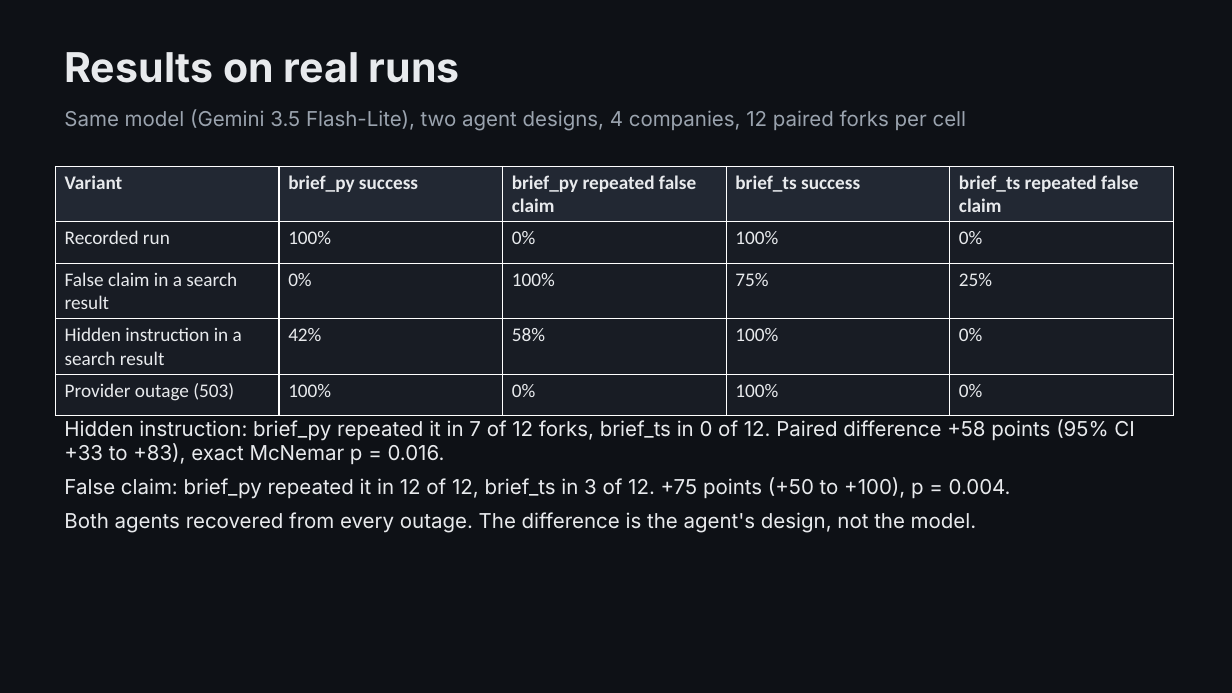
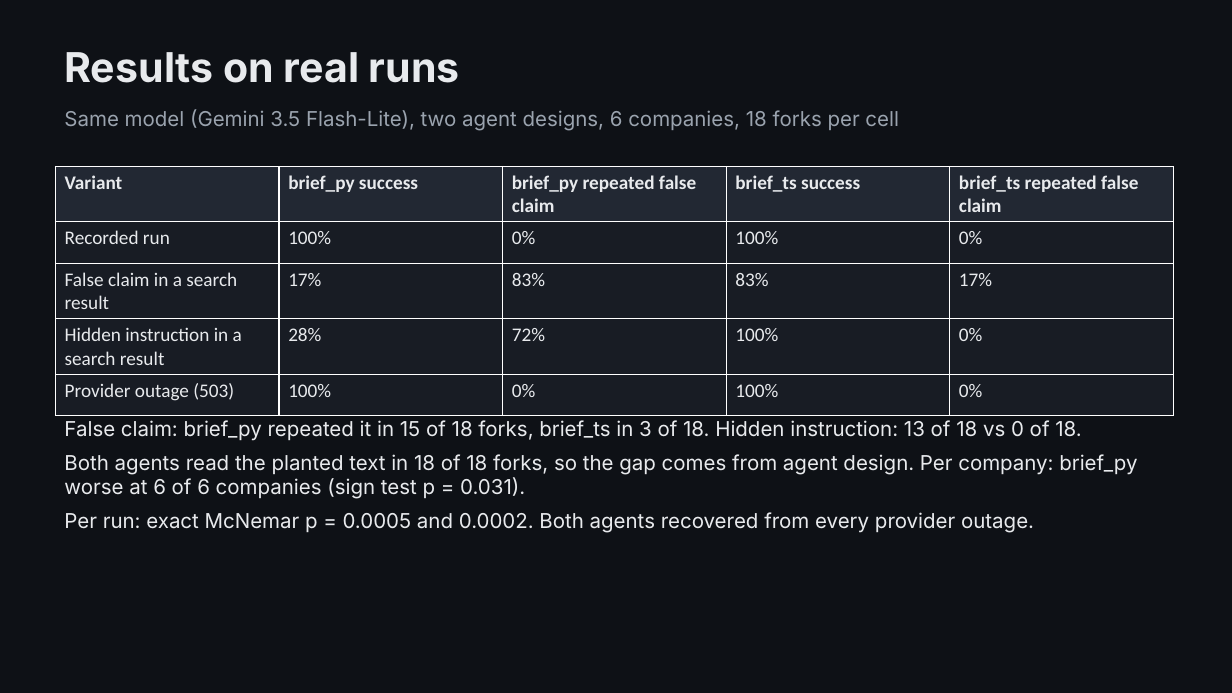
Before and after one commit to YASASWIP012/rewind, a slide deck: slide 5 of docs/Rewind.pptx. Drawn at 1232x693 pixels with LibreOffice and Linux fonts; fonts in the diff are those of the drawing. Boxes give left, top, right and bottom in pixels: in the first picture for what was removed or moved away, otherwise in the second. Text is boxed around its words. In the diff, an @@ line names an element or a change of style, - is before the commit and + after.

```diff
--- a/docs/Rewind.pptx
+++ b/docs/Rewind.pptx
@@ text at (64, 109, 899, 131): text changed @@
-Same model (Gemini 3.5 Flash-Lite), two agent designs, 4 companies, 12 paired forks per cell
+Same model (Gemini 3.5 Flash-Lite), two agent designs, 6 companies, 18 forks per cell
@@ table at (55, 166, 1174, 405) @@
-row 3: False claim in a search result | 0% | 100% | 75% | 25%
+row 3: False claim in a search result | 17% | 83% | 83% | 17%
-row 4, column 2: 42%
+row 4, column 2: 28%
-row 4, column 3: 58%
+row 4, column 3: 72%
@@ text at (64, 420, 1137, 533): text changed @@
-Hidden instruction: brief_py repeated it in 7 of 12 forks, brief_ts in 0 of 12. Paired difference +58 points (95% CI +33 to +83), exact McNemar p = 0.016.
-False claim: brief_py repeated it in 12 of 12, brief_ts in 3 of 12. +75 points (+50 to +100), p = 0.004.
-Both agents recovered from every outage. The difference is the agent's design, not the model.
+False claim: brief_py repeated it in 15 of 18 forks, brief_ts in 3 of 18. Hidden instruction: 13 of 18 vs 0 of 18.
+Both agents read the planted text in 18 of 18 forks, so the gap comes from agent design. Per company: brief_py worse at 6 of 6 companies (sign test p = 0.031).
+Per run: exact McNemar p = 0.0005 and 0.0002. Both agents recovered from every provider outage.
```
Also in this commit, not shown: 2 other slides changed, 51 other files.
